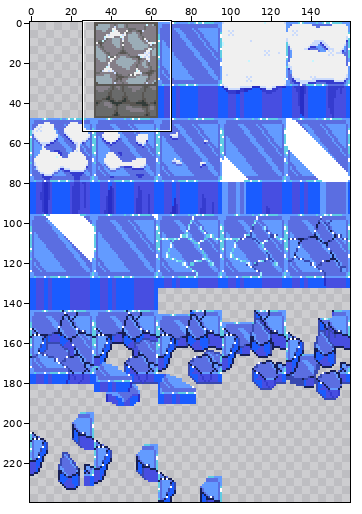
Edited in one commit: sprite sheet (assets/aseprite/tilesLarge.png). Above, an overview of the earlier version with the close-up marked.
Close-up. Old version:
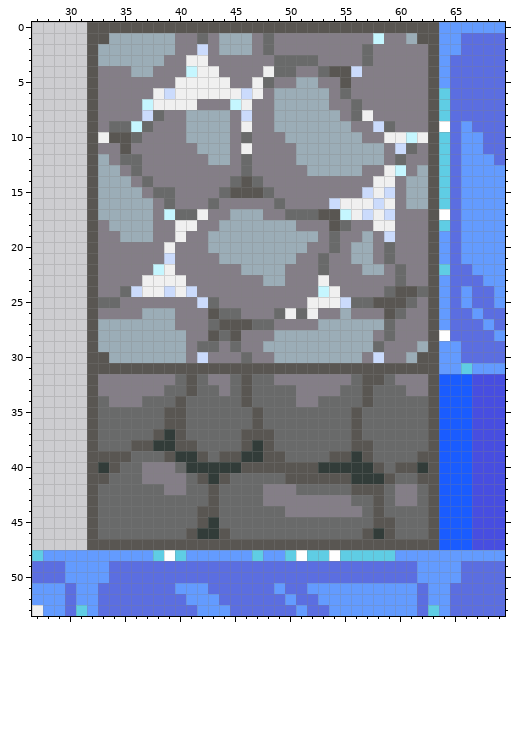
The file is 160x240 pixels. Shown: x 27..69, y 0..53.
New version:
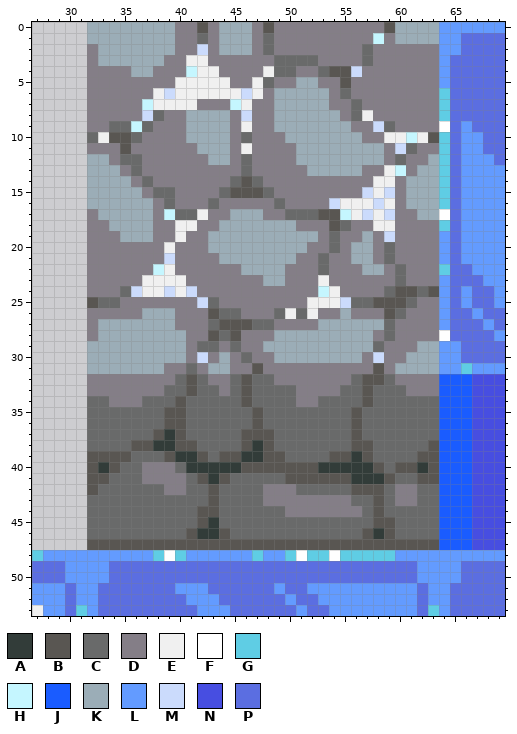
Palette (. is transparent): A #323c39  B #595652  C #696a6a  D #847e87  E #f0f0f0  F #ffffff  G #5fcde4  H #c5f6ff  J #1a5cff  K #9badb7  L #639bff  M #cbdbfc  N #474ee1  P #5b6ee1
Change:
Changed rows in their new state; - is an unchanged pixel.
first column x 32:
 0 KKKKKKKKDD-DKKKD-DDDDDDDDDD-KKKK
 1 KK--------------------------K-KK
 2 D------------------------------D
 3 D------------------------------D
 4 D------------------------------D
 5 D------------------------------D
 6 D------------------------------D
 7 D------------------------------D
 8 D------------------------------D
 9 D------------------------------D
10 C-------------------------------
11 D------------------------------D
12 K------------------------------K
13 K------------------------------K
14 K------------------------------K
15 K------------------------------K
16 K------------------------------K
17 D-----------------------------KK
18 D------------------------------D
19 D------------------------------D
20 D------------------------------D
21 D------------------------------D
22 D------------------------------D
23 D------------------------------D
24 D-------------------------------
25 -------------------------------D
26 D------------------------------D
27 D------------------------------D
28 D------------------------------D
29 K------------------------------K
30 KK----------K-----------------KK
31 KKKKKKKDDCDKKDD-DDDDDDDDDD-DKKKK
32 D------------------------------D
33 D------------------------------D
34 C------------------------------C
35 C------------------------------C
36 C------------------------------C
37 C------------------------------C
38 C-------------------------------
first column x 32:
42 -------------------------------C
43 C------------------------------C
44 C------------------------------C
45 C------------------------------C
46 C------------------------------C
Boxes around the changes in both close-ups, in picture pixels (x1, y1, x2, y2):
changed: (87, 22, 439, 451)
changed: (428, 484, 439, 539)
changed: (87, 495, 98, 539)
